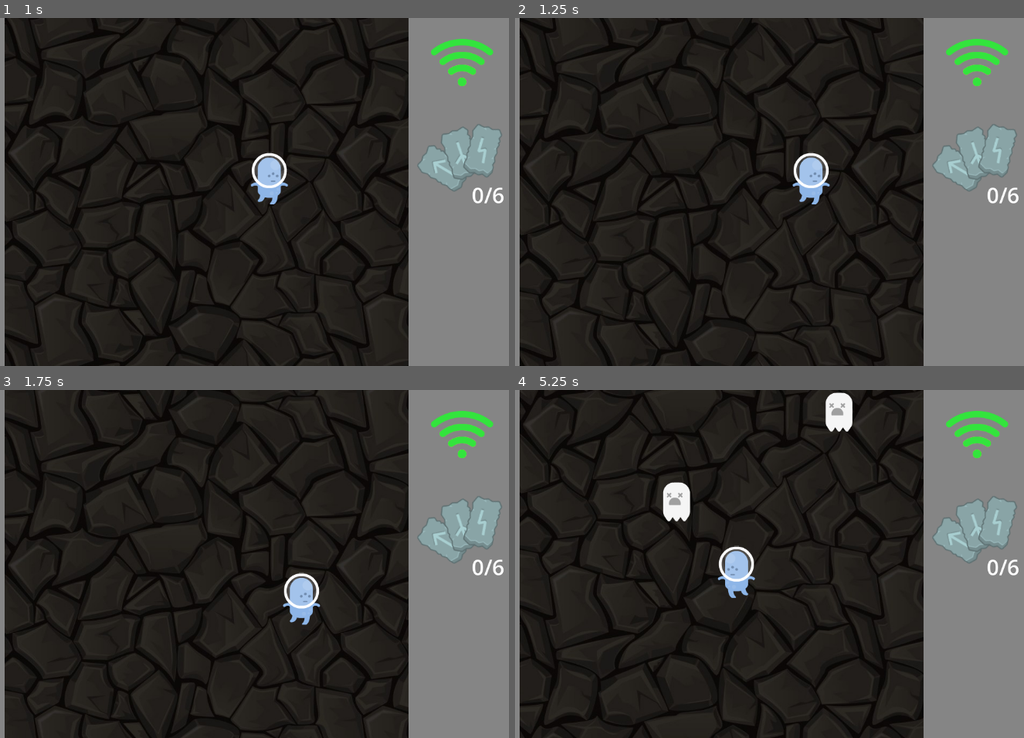
Above: before the commit, frames 1-4 (two rows, left to right).
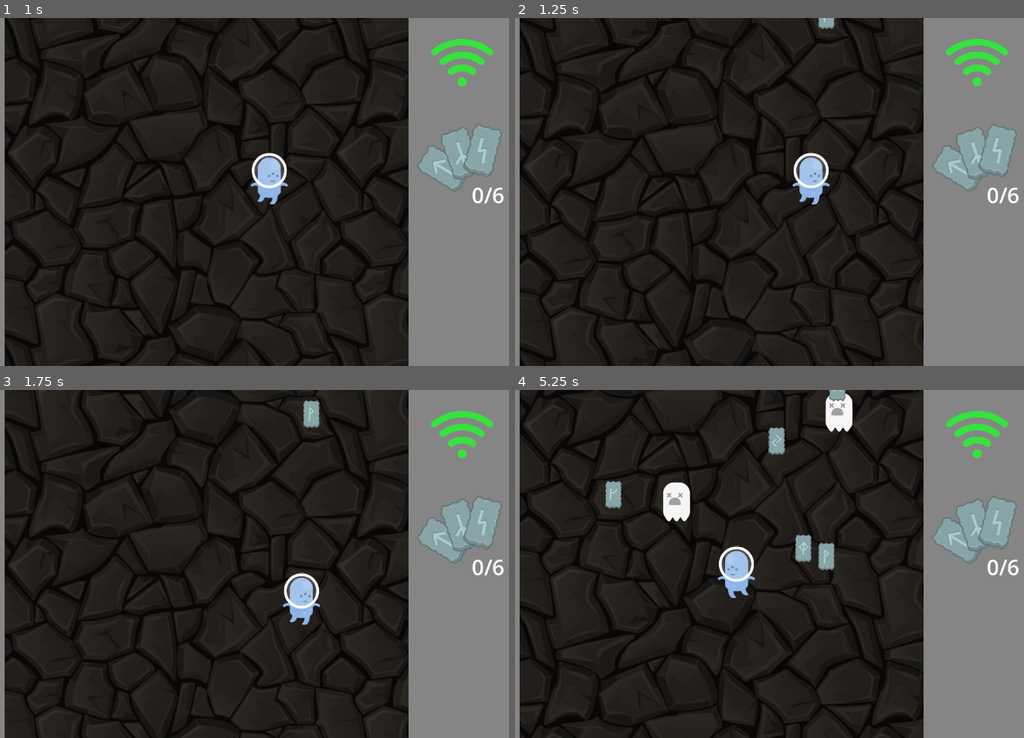
Above: after the commit, the same moments.

Repository: ManuelOteroFernandez/LudumDate55
Game: Godot game, scene res://game.tscn
The game is run twice, just before and just after one commit, with the same random seed, the same clock (stepped at 60 frames per second) and the same inputs. This scene is started directly instead of the project's main scene.
Inputs (mouse positions are in pixels of both pictures, inside the frame that each line leads up to):
- Up to frame 1 (1 s): move the mouse to (493, 195) at 0.52 s; hold Right (ui_right) from 0.53 s (still down)
- Up to frame 2 (1.25 s): keep holding Right (ui_right)
- Up to frame 3 (1.75 s): move the mouse to (81, 581) at 1.27 s; release Right (ui_right) at 1.28 s; hold Down (ui_down) from 1.28 s (still down)
- Up to frame 4 (5.25 s): move the mouse to (784, 487) at 2.02 s; release Down (ui_down) at 2.03 s; hold Right (ui_right) 2.03-2.78 s; move the mouse to (688, 633) at 2.77 s; hold Up (ui_up) 2.78-3.53 s; move the mouse to (906, 616) at 3.52 s; hold Left (ui_left) 3.53-5.03 s; move the mouse to (535, 511) at 4.27 s; move the mouse to (754, 564) at 5.02 s; hold Down (ui_down) from 5.03 s (still down)

Frame 1 is identical in both runs. In frame 2, 0.1% of the frame differs, in the area x 59-63%, y 0-4%; in frame 3, 0.2%; in frame 4, 1.1%, in the area x 17-65%, y 0-52%.

Commit message:
Sounds for runes

Diff:
--- a/Runes/Rune.gd
+++ b/Runes/Rune.gd
@@ -4,6 +4,9 @@
 const SPEED = 100
 
 var playerIn = false
+
+func set_position_x_spawn(limitX):
+	position = Vector2(randf_range(limitX.x,limitX.y), -30)
 
 func _ready():
 	$CollisionShape2D/AnimatedSprite2D.frame = randi_range(0,34)
@@ -26,11 +29,13 @@
 func _on_body_entered(body):
 	if body.is_in_group("player"):
 		playerIn = true
+		$AudioStreamPlayer.play()
 
 
 func _on_body_exited(body):
 	if body.is_in_group("player"):
 		playerIn = false
+		$AudioStreamPlayer.stop()
 
 func _on_visible_on_screen_notifier_2d_screen_exited():
 	queue_free()
--- a/Runes/Rune.tscn
+++ b/Runes/Rune.tscn
@@ -1,8 +1,9 @@
-[gd_scene load_steps=41 format=3 uid="uid://bd8lfbcypsas1"]
+[gd_scene load_steps=42 format=3 uid="uid://bd8lfbcypsas1"]
 
 [ext_resource type="Texture2D" uid="uid://bfjtse32d73l0" path="res://Runes/runeBlue_slabOutline_sheet.png" id="1_85igk"]
 [ext_resource type="Script" path="res://Runes/Rune.gd" id="1_ul0s0"]
 [ext_resource type="Texture2D" uid="uid://sjef1jhr7yyt" path="res://Runes/circleCollect.png" id="3_5v6px"]
+[ext_resource type="AudioStream" uid="uid://ix75odxubctp" path="res://Sounds/Retro Electric 02.wav" id="4_ulmdi"]
 
 [sub_resource type="RectangleShape2D" id="RectangleShape2D_xdrwu"]
 size = Vector2(29.5, 52)
@@ -286,6 +287,10 @@
 position = Vector2(-0.5, -1.90735e-06)
 scale = Vector2(1.55, 2.6)
 
+[node name="AudioStreamPlayer" type="AudioStreamPlayer" parent="."]
+stream = ExtResource("4_ulmdi")
+volume_db = -25.0
+
 [connection signal="body_entered" from="." to="." method="_on_body_entered"]
 [connection signal="body_exited" from="." to="." method="_on_body_exited"]
 [connection signal="screen_exited" from="VisibleOnScreenNotifier2D" to="." method="_on_visible_on_screen_notifier_2d_screen_exited"]
--- a/UI/NumRunes.gd
+++ b/UI/NumRunes.gd
@@ -7,3 +7,4 @@
 
 func _on_collect_rune():
 	text = "{0}/{1}".format([str(Global.get_runes_collected()),str(Global.runesToWin)])
+	$AudioStreamPlayer.play()
--- a/game.tscn
+++ b/game.tscn
@@ -12,6 +12,7 @@
 [ext_resource type="PackedScene" uid="uid://deqmvmu6gg0my" path="res://UI/life/Life.tscn" id="9_x82kn"]
 [ext_resource type="Texture2D" uid="uid://c137tyuadniin" path="res://Runes/RuneGroup.png" id="10_t0uus"]
 [ext_resource type="Script" path="res://UI/NumRunes.gd" id="12_ced3a"]
+[ext_resource type="AudioStream" uid="uid://b5ortpwqpxjhc" path="res://Sounds/powerUp2.ogg" id="13_fnrrp"]
 [ext_resource type="AudioStream" uid="uid://bg6nihipqj2ex" path="res://Music/Phantasmal Platforms.mp3" id="13_k1g3t"]
 
 [node name="Node2D" type="Node2D"]
@@ -38,7 +39,6 @@
 stopSpawnWhenPlayerIsTrapped = false
 
 [node name="Timer" type="Timer" parent="RuneGenerator"]
-wait_time = 20.0
 autostart = true
 
 [node name="Character" parent="." instance=ExtResource("5_535aq")]
@@ -91,6 +91,9 @@
 fit_content = true
 script = ExtResource("12_ced3a")
 
+[node name="AudioStreamPlayer" type="AudioStreamPlayer" parent="CanvasLayer/NumRunes"]
+stream = ExtResource("13_fnrrp")
+
 [node name="AudioStreamPlayer" type="AudioStreamPlayer" parent="."]
 stream = ExtResource("13_k1g3t")
 volume_db = -8.0
Not shown, added: Sounds/Retro Electric 02.wav.import
Not shown, added: Sounds/powerUp2.ogg.import
Not shown: 1 places in game.tscn that only renumber resources
Not shown, added: Sounds/Retro Electric 02.wav
Not shown, added: Sounds/powerUp2.ogg
